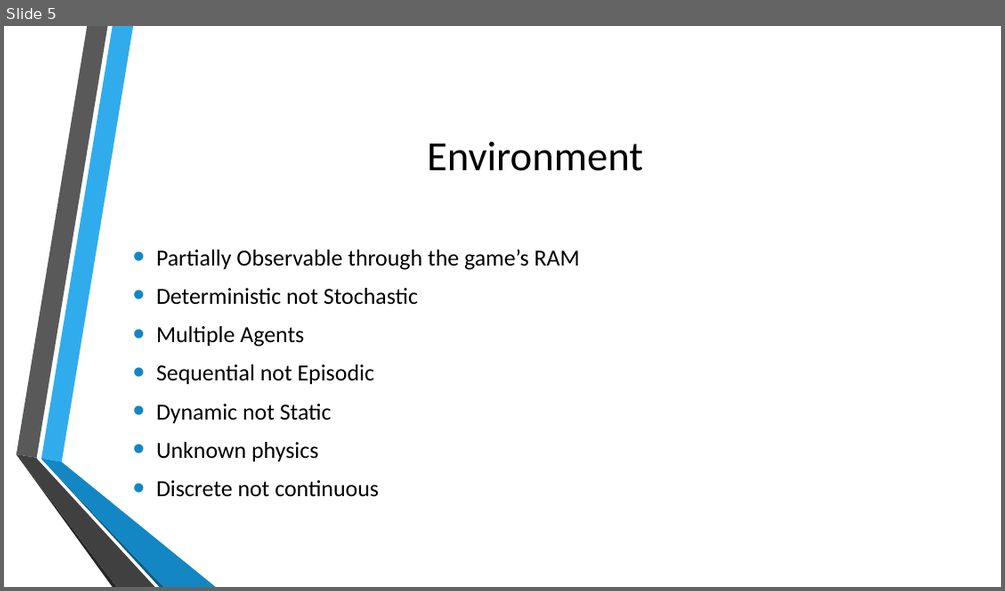
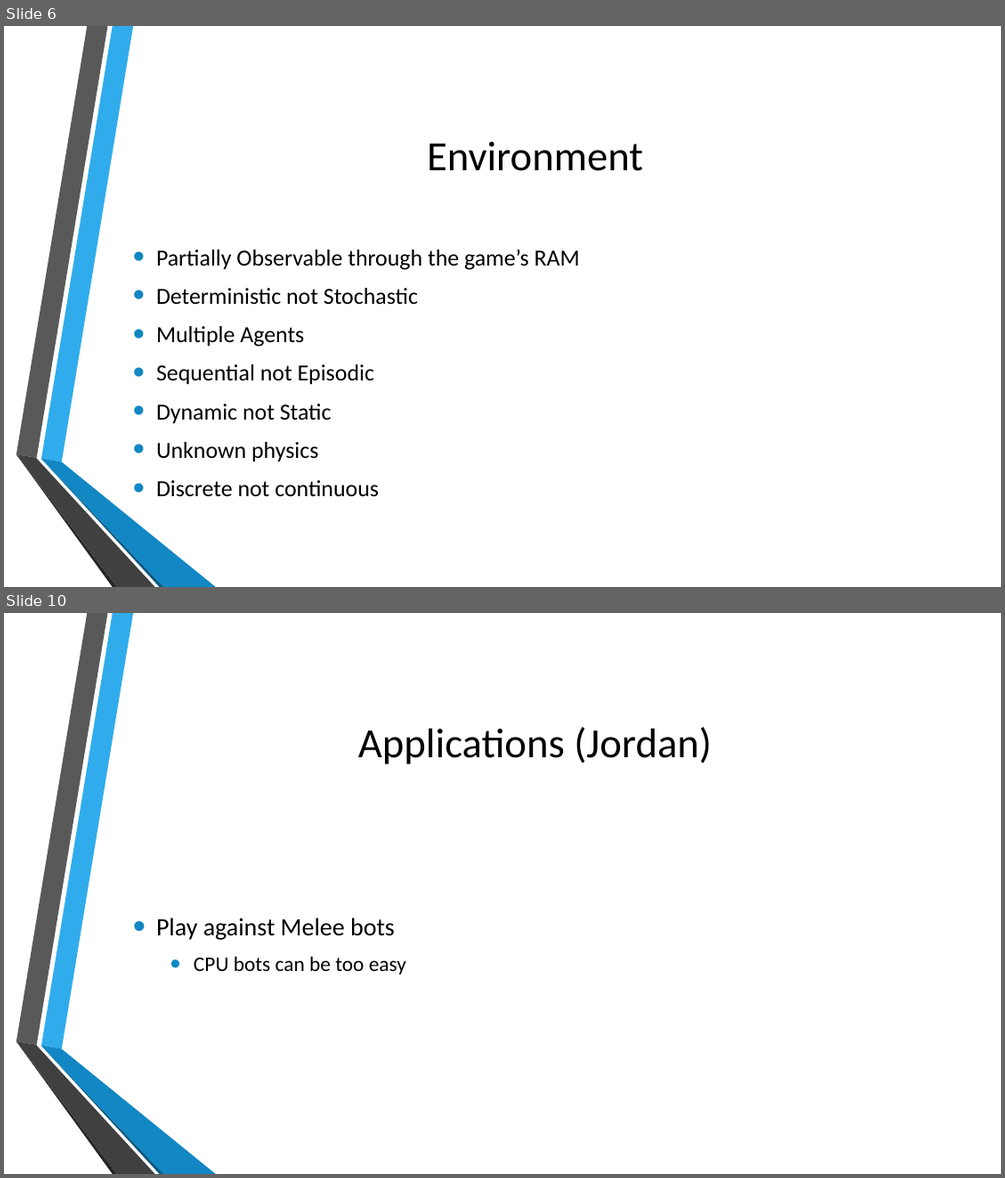
Before and after one commit to KeganMc/Super-Smash-Bros-Melee-AI, a slide deck: Documents/ProjectPresentation.pptx. Shown one above the other, each under a label of ours: slide 5 before the commit, slides 6 and 10 after it; the slides between them are not shown. The pictures are 1005x591 and 1005x1178 pixels, drawn with LibreOffice and Linux fonts; fonts in the diff are those of the drawing; background and template pictures are left out. Boxes give left, top, right and bottom in pixels: in the first picture for what was removed or moved away, otherwise in the second. Text is boxed around its words. In the diff, an @@ line names an element or a change of style, - is before the commit and + after.

```diff
--- a/Documents/ProjectPresentation.pptx
+++ b/Documents/ProjectPresentation.pptx
@@ slide 10 added at bbox=[4, 613, 1001, 1174], background picture (left out); not listed: 6 template elements that a slide beside it also shows @@
@@ title added at bbox=[358, 727, 712, 764], 40 pt, text #000000 @@
+Applications (Jordan)
@@ text added at bbox=[156, 917, 406, 974], 24 pt, text #000000 @@
+• Play against Melee bots
+  • CPU bots can be too easy
@@ what was slide 5 is now slide 6 @@
```
Also in this commit, not shown: 6 slides changed, 1 other slide added, 2 slides removed.
